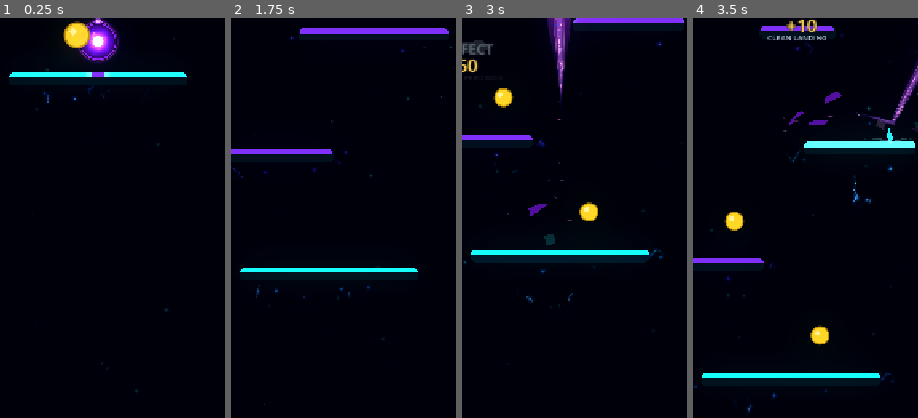
Above: before the commit, frames 1-4 (left to right).
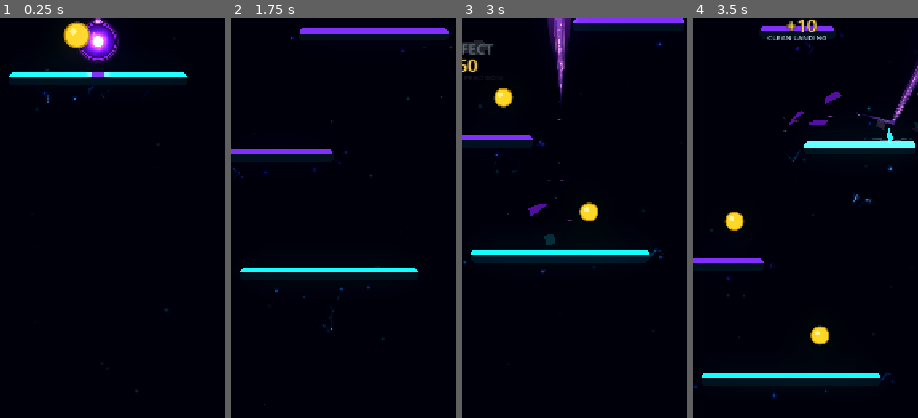
Above: after the commit, the same moments.

Repository: Kryodo/TowerJump
Game: Godot game, scene res://scenes/main.tscn
Two runs of this game, one before a commit and one after it. Both use one fixed random seed, a clock stepped at 60 frames per second and the inputs below.
Inputs (mouse positions are % of the whole screen's width and height, from its top left):
- Up to frame 1 (0.25 s): no input
- Up to frame 2 (1.75 s): move the mouse to (72, 45) at 0.52 s; hold Right (ui_right) 0.53-1.25 s; click (72, 45) at 0.67 s; drag from (30, 55) to (47, 31) at 1.27 s
- Up to frame 3 (3 s): click "Nochmal spielen" at 2 s; move the mouse to (60, 28) at 2.77 s; hold Right (ui_right) from 2.78 s (still down)
- Up to frame 4 (3.5 s): keep holding Right (ui_right)
The pictures show only the part of the screen within x 28-78%, y 50-100%; the shares and areas given below are measured in that part.

Frame 1 is identical in both runs. In frame 2, less than 0.1% of the frame differs, in the area x 11-53%, y 66-79%; in frame 3, less than 0.1%; in frame 4, less than 0.1%, in the area x 23-75%, y 39-99%.

Commit message:
Soften resonance response on platform landing

Diff:
--- a/scripts/platform_resonance_field.gd
+++ b/scripts/platform_resonance_field.gd
@@ -13,13 +13,14 @@
 const TIP_SPARK_COUNT: int = 3
 const PULSE_CYCLE_RATE: float = 0.37
 const PULSE_ACTIVE_FRACTION: float = 0.62
-const SPARK_CHAIN_CHANCE: float = 0.22
+const SPARK_CHAIN_CHANCE: float = 0.18
 const EDGE_FILAMENT_MIN_SPACING: float = 36.0
 const EDGE_FRAGMENT_MIN_SPACING: float = 28.0
 
 const CLOUD_MARGIN_X: float = 86.0
 const CLOUD_MARGIN_Y: float = 90.0
 const LANDING_WAVE_DURATION: float = 0.58
+const LANDING_FIELD_RESPONSE: float = 0.58
 const FRAGMENT_COUNT: int = 5
 const FILAMENT_COUNT: int = 3
 
@@ -132,10 +133,9 @@
 	_landing_wave_age = 0.0
 	_landing_wave_strength = clampf(strength, 0.65, 1.45)
 	_approach_charge_target = 0.0
-	# A real landing launches a fresh resonance pulse from the narrow lower
-	# source. Advance the cycle id too, so any rare chain event is re-rolled.
-	_pulse_cycle_index += 1
-	_pulse_phase = 0.0
+	# Keep the ambient current on its own cadence. The localized landing bloom
+	# links the impact to this platform without restarting the lower source or
+	# re-rolling a fresh chain reaction on every landing.
 	_sync_cloud_parameters()
 	queue_redraw()
 
@@ -433,8 +433,13 @@
 	var chain_seed: float = _phase_offset * 0.73 + float(_pulse_cycle_index) * 37.13
 	var chain_window_start: float = 0.10
 	var chain_window_end: float = 0.25
+	var chain_chance: float = SPARK_CHAIN_CHANCE
+	if _landing_wave_age >= 0.0:
+		# Let the impact read through its local bloom, while keeping the rare
+		# connected-filament accent subdued during the landing response.
+		chain_chance *= 0.28
 	if (
-		_random01(chain_seed + 2.7) < SPARK_CHAIN_CHANCE
+		_random01(chain_seed + 2.7) < chain_chance
 		and pulse_phase >= chain_window_start
 		and pulse_phase <= chain_window_end
 	):
@@ -685,7 +690,7 @@
 			1.0 - _landing_wave_age / LANDING_WAVE_DURATION,
 			0.0,
 			1.0
-		) * _landing_wave_strength
+		) * _landing_wave_strength * LANDING_FIELD_RESPONSE
 		activation = maxf(activation, landing_pulse)
 	return clampf(activation, 0.0, 1.0)
 
@@ -703,7 +708,7 @@
 			1.0 - _landing_wave_age / LANDING_WAVE_DURATION,
 			0.0,
 			1.0
-		) * _landing_wave_strength
+		) * _landing_wave_strength * LANDING_FIELD_RESPONSE
 		tint = tint.lerp(Color(0.82, 1.24, 2.30, 1.0), landing_pulse * 0.24)
 	return tint
 
